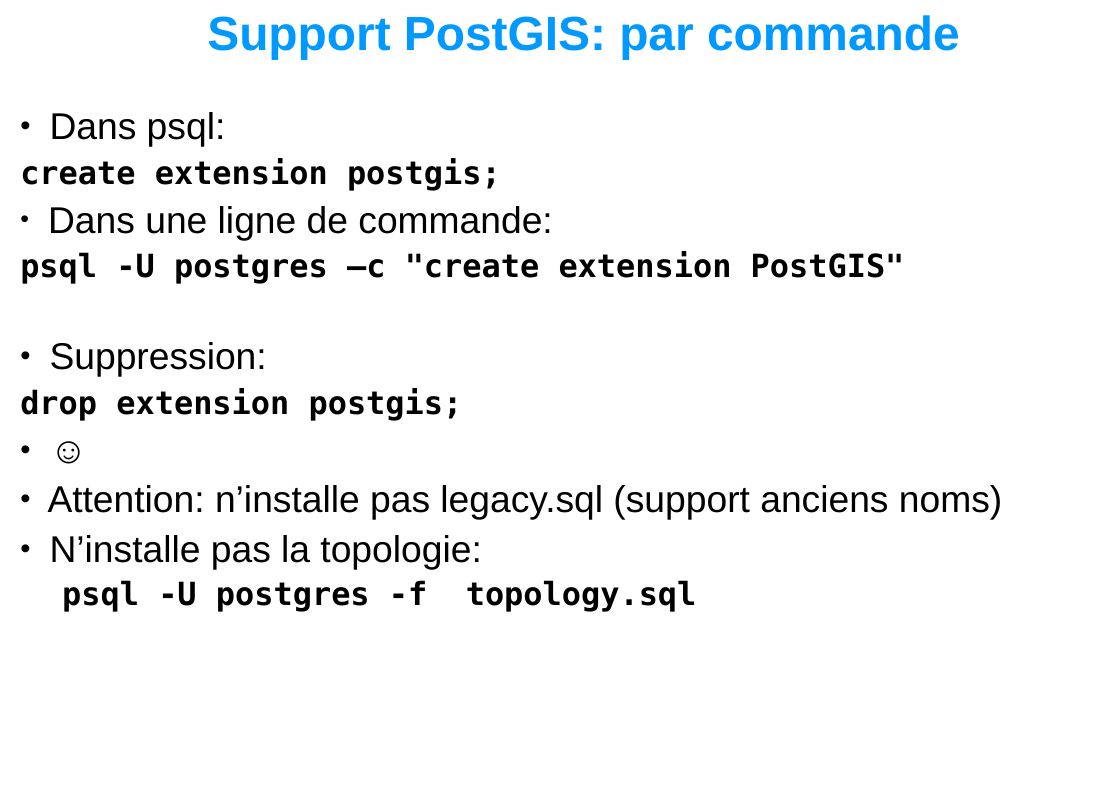
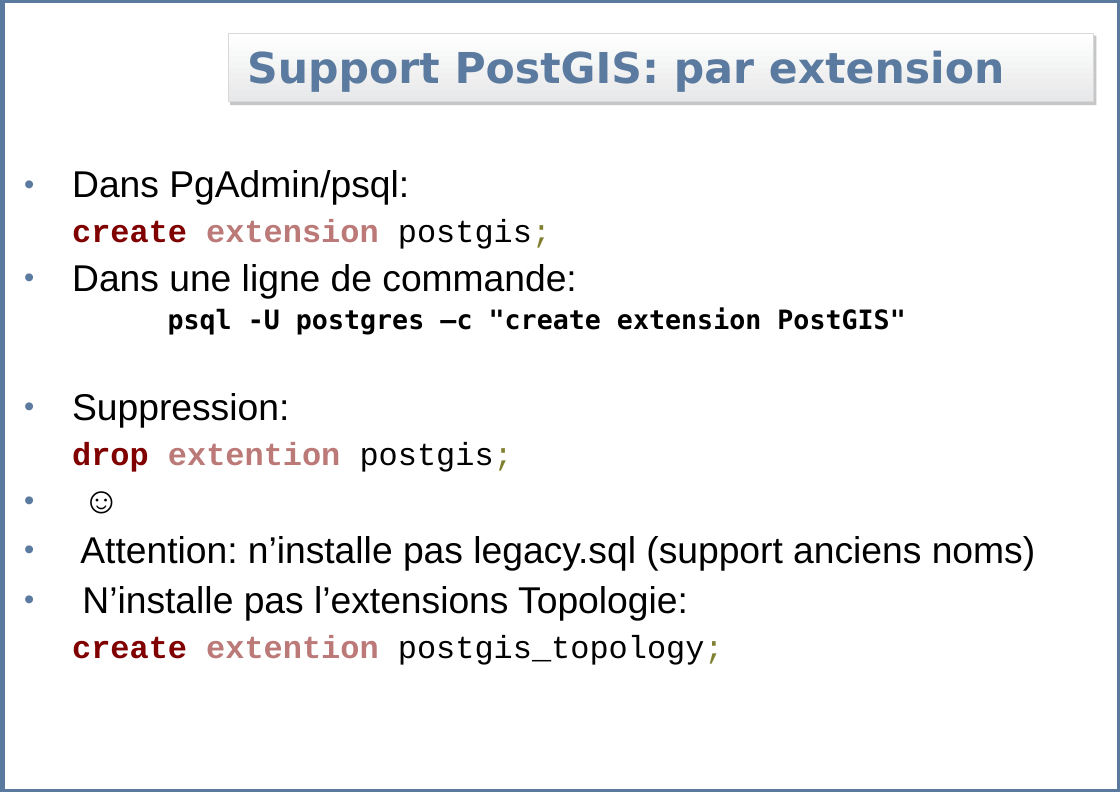
Before and after one commit to Gretti/geoadminsuite, a slide deck: slide 5 of formation/postgis/postgis/slides/02_postgis_create_spatial_database.ppt (slide 7 before the commit). Drawn at 1120x792 pixels with LibreOffice and Linux fonts; fonts in the diff are those of the drawing; background and template pictures are left out. Boxes give left, top, right and bottom in pixels: in the first picture for what was removed or moved away, otherwise in the second. Text is boxed around its words. In the diff, an @@ line names an element or a change of style, - is before the commit and + after.

```diff
--- a/formation/postgis/postgis/slides/02_postgis_create_spatial_database.ppt
+++ b/formation/postgis/postgis/slides/02_postgis_create_spatial_database.ppt
@@ rectangle added at (2,0,1120,792), outline #5B799E 4.51 pt @@
@@ title "Support PostGIS: par extension": place and size @@
-title "Support PostGIS: par extension" at (207,15,960,59)
+title "Support PostGIS: par extension" at (228,34,1093,102)
@@ title "Support PostGIS: par extension" at (228,34,1093,102): fill none to gradient #FFFFFF to #E7E8E9; outline none to #D9D9D9 0.74 pt; shadow on @@
@@ title at (247,50,1004,92): text changed; size 36 to 32 pt; font Arial to DejaVu Sans; text colour #0099FF to #5B7A9F @@
-Support PostGIS: par commande
+Support PostGIS: par extension
@@ text "Dans PgAdmin/psql:": place and size @@
-text "Dans PgAdmin/psql:" at (20,112,1002,612)
+text "Dans PgAdmin/psql:" at (72,170,1035,665)
@@ text at (72,170,409,205): text changed @@
-• Dans psql:
+• Dans PgAdmin/psql:
@@ text at (72,219,1035,571): font DejaVu Sans Mono to Courier New in "create extension postgis;"; text colour #000000 to #800000 in "create"; text colour #000000 to #BB7977 in "extension"; text colour #000000 to #808030, bold off in "postgis;"; size 24 to 20 pt in "psql -U postgres –c "create extension PostGIS""; indent changed; bullet colour #000000 to #5B7A9F; list level 1 to 2 in "psql -U postgres –c "create ..." @@
@@ text at (72,442,513,472): text changed; font DejaVu Sans Mono to Courier New; text colour #000000 to #BB7977 @@
-drop extension postgis;
+drop extention postgis;
@@ text at (72,586,724,665): text changed; size 24 to 28 pt; font DejaVu Sans Mono to Arial; bold off @@
-• N’installe pas la topologie:
-  psql -U postgres -f topology.sql
+• N’installe pas l’extensions Topologie:
+create extention postgis_topology;
```
Also in this commit, not shown: 8 other slides changed, 1 slide removed, 58 other files.
